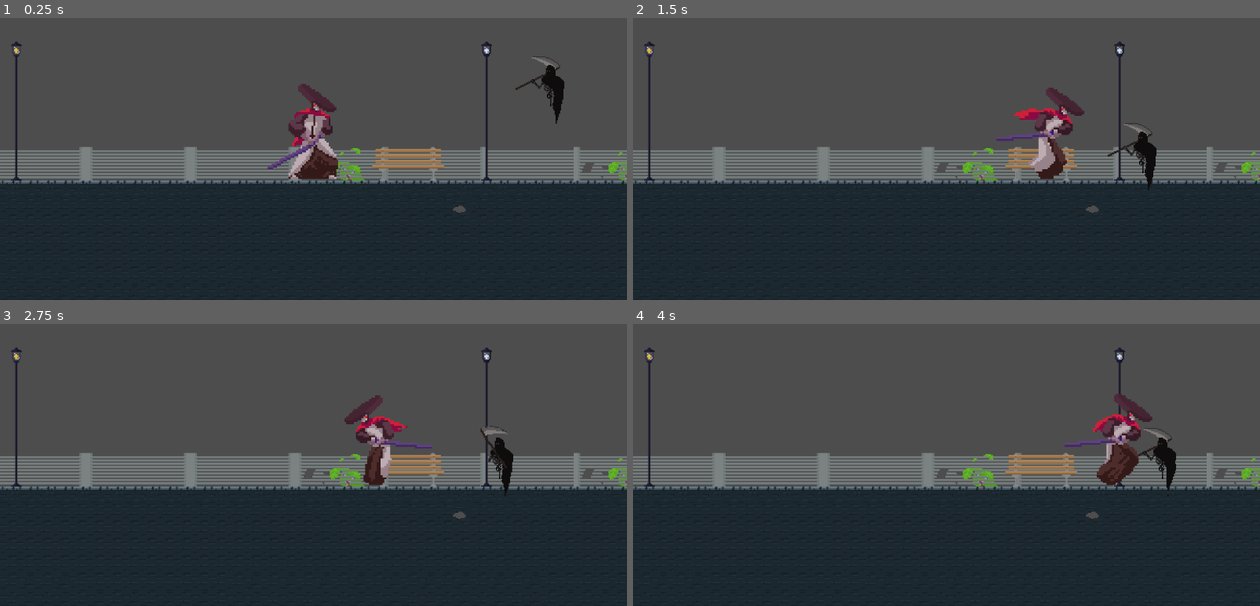
Above: before the commit, frames 1-4 (two rows, left to right).
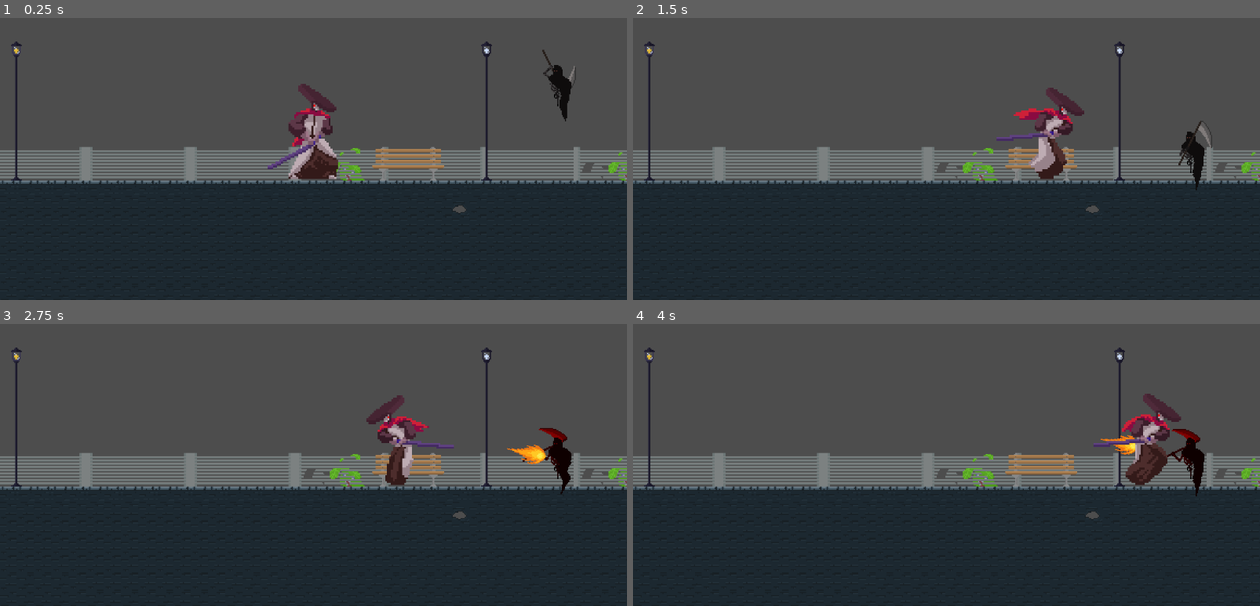
Above: after the commit, the same moments.

Repository: NiorsHaz/WhenTheLightsFell
Game: Godot game, scene res://scene/game.tscn
Same seed, same stepped clock (60 frames per second), same inputs: the game is played once before the commit and once after it.
Inputs:
- Up to frame 1 (0.25 s): no input
- Up to frame 2 (1.5 s): tap Enter (ui_accept) at 0.5, 0.77 s; hold Right (ui_right) from 0.53 s (still down)
- Up to frame 3 (2.75 s): tap Enter (ui_accept) at 1.52 s; release Right (ui_right) at 2.03 s; hold Left (ui_left) from 2.03 s (still down)
- Up to frame 4 (4 s): release Left (ui_left) at 2.78 s; hold Right (ui_right) from 2.78 s (still down); tap Enter (ui_accept) at 3.02, 3.77 s

The runs differ from the first frame. In frame 1, 0.5% of the frame differs, in the area x 82-92%, y 11-38%; in frame 2, 0.9%; in frame 3, 3.5%, in the area x 54-92%, y 25-62%; in frame 4, 3.5%.

Commit message:
Add player hit enemy

Diff:
--- a/scene/boss_negga.tscn
+++ b/scene/boss_negga.tscn
@@ -1,6 +1,6 @@
-[gd_scene load_steps=62 format=3 uid="uid://bdc4ddp1s1384"]
-
-[ext_resource type="Script" uid="uid://bfuu35fl85wyn" path="res://script/boss_things_v4.gd" id="1_oam2m"]
+[gd_scene load_steps=63 format=3 uid="uid://bdc4ddp1s1384"]
+
+[ext_resource type="Script" uid="uid://g3x03vxk5h4d" path="res://script/boss_things_v5.gd" id="1_oam2m"]
 [ext_resource type="Texture2D" uid="uid://djpcqkuujqaoa" path="res://asset/reaper_negga/png/attacking.png" id="2_11ikn"]
 [ext_resource type="Texture2D" uid="uid://0m5q0ohah4r6" path="res://asset/reaper_negga/png/death.png" id="3_oam2m"]
 [ext_resource type="Texture2D" uid="uid://c8128swb0t60v" path="res://asset/reaper_negga/png/idle2.png" id="4_11ikn"]
@@ -398,6 +398,9 @@
 [sub_resource type="RectangleShape2D" id="RectangleShape2D_kqcxk"]
 size = Vector2(2758, 1324.01)
 
+[sub_resource type="CapsuleShape2D" id="CapsuleShape2D_oam2m"]
+height = 50.0
+
 [node name="BossNegga" type="CharacterBody2D"]
 script = ExtResource("1_oam2m")
 
@@ -434,5 +437,13 @@
 shape = SubResource("RectangleShape2D_kqcxk")
 debug_color = Color(0.564706, 0.929412, 0.941176, 0.239216)
 
+[node name="Hitbox" type="Area2D" parent="."]
+
+[node name="CollisionShape2D" type="CollisionShape2D" parent="Hitbox"]
+position = Vector2(0, 3)
+shape = SubResource("CapsuleShape2D_oam2m")
+
 [connection signal="body_entered" from="PlayerDetectionArea" to="." method="_on_player_detection_area_body_entered"]
 [connection signal="body_exited" from="PlayerDetectionArea" to="." method="_on_player_detection_area_body_exited"]
+[connection signal="area_entered" from="Hitbox" to="." method="_on_hit_box_area_entered"]
+[connection signal="body_entered" from="Hitbox" to="." method="_on_hit_box_body_entered"]
--- a/scene/saussage.tscn
+++ b/scene/saussage.tscn
@@ -133,7 +133,7 @@
 size = Vector2(23.2857, 48)
 
 [sub_resource type="RectangleShape2D" id="RectangleShape2D_tdvn3"]
-size = Vector2(50.8572, 59.4286)
+size = Vector2(43.1429, 13.7143)
 
 [node name="saussage" type="CharacterBody2D"]
 scale = Vector2(1.75, 1.75)
@@ -155,6 +155,7 @@
 
 [node name="CollisionShape2D" type="CollisionShape2D" parent="DamgeTestBox"]
 light_mask = 3
-position = Vector2(0.571429, -6.85714)
+position = Vector2(10.8571, -1.14286)
+scale = Vector2(1, 1)
 shape = SubResource("RectangleShape2D_tdvn3")
 one_way_collision_margin = 0.0
--- /dev/null
+++ b/script/boss_things_v5.gd
@@ -0,0 +1,547 @@
+extends CharacterBody2D
+
+# ===== VARIABLES EXPORT (Paramétrables dans l'éditeur) =====
+@export_group("Boss Stats")
+@export var max_health: int = 3
+@export var current_health: int = 3
+
+@export_group("Movement")
+@export var base_speed: float = 100.0
+@export var phase2_speed_multiplier: float = 1.3
+@export var phase3_speed_multiplier: float = 1.5
+@export var gravity: float = 980.0  # Nouvelle variable pour la gravité
+@export var jump_velocity: float = -400.0  # Si vous voulez que le boss puisse sauter
+
+@export_group("Attack Distances")
+@export var melee_range: float = 80.0
+@export var ranged_attack_distance: float = 200.0
+@export var retreat_distance: float = 150.0
+@export var detection_range: float = 250.0  # New: for PlayerDetectionArea size
+
+@export_group("Attack Timers")
+@export var melee_cooldown: float = 1.5
+@export var ranged_cooldown: float = 2.0
+@export var area_attack_cooldown: float = 3.0
+@export var pattern_change_delay: float = 2.0
+
+@export_group("Area Attack")
+@export var area_attack_radius: float = 120.0
+@export var area_attack_damage: int = 2
+
+@export_group("Projectiles")
+@export var bullet_path: PackedScene
+@export var bullet_speed: float = 300.0
+
+# ===== VARIABLES INTERNES =====
+enum BossPhase { DEBUT, MILIEU, DECHAINEMENT }
+enum AttackPattern { MELEE_THEN_RANGED, RANGED_THEN_MELEE }
+enum AttackType { MELEE, RANGED, AREA }
+enum BossState { MOVING_TO_MELEE, ATTACKING_MELEE, RETREATING, ATTACKING_RANGED, ATTACKING_AREA, WAITING }
+
+var current_phase: BossPhase = BossPhase.DEBUT
+var current_pattern: AttackPattern
+var current_state: BossState = BossState.WAITING
+var current_speed: float
+
+var target_player: Node2D
+var player_detected: bool = false
+var max_engagement_distance: float = 500.0  # Boss will engage if player is within this range
+
+# Timers
+var attack_timer: float = 0.0
+var pattern_timer: float = 0.0
+var state_timer: float = 0.0
+
+# Flags
+var can_attack: bool = true
+var pattern_step: int = 0  # 0 = première attaque du pattern, 1 = deuxième attaque
+var facing_right: bool = true
+
+# Nodes (à assigner dans l'éditeur ou _ready)
+@onready var detection_area = $PlayerDetectionArea  # Area2D pour détecter le joueur
+@onready var melee_area = $MeleeAttackArea  # Area2D pour attaque mêlée
+@onready var area_attack_area = $AreaAttackArea  # Area2D pour attaque de zone
+@onready var sprite = $AnimatedSprite2D  # AnimatedSprite2D du boss
+@onready var fire_point = $Node2D  # Node2D pour la position de tir
+@onready var hit_box = $Hitbox  # Area2D pour recevoir les dégâts du joueur
+
+func _ready() -> void:
+	current_health = max_health
+	current_speed = base_speed
+	_choose_random_pattern()
+	_setup_collision_areas()
+	_setup_hit_box()  # Configuration de la hitbox
+	_find_player()  # Find player at start
+	##print("Boss initialized - Phase: ", BossPhase.keys()[current_phase])
+
+func _setup_hit_box() -> void:
+	if hit_box:
+		# Connecter le signal pour détecter quand quelque chose entre dans la hitbox
+		hit_box.body_entered.connect(_on_hit_box_body_entered)
+		hit_box.area_entered.connect(_on_hit_box_area_entered)
+
+		print("Boss HitBox configured successfully")
+	else:
+		print("WARNING: Boss HitBox not found! Add an Area2D named 'HitBox' to the boss scene.")
+
+# Détecte quand un CharacterBody2D (comme le joueur) entre dans la hitbox
+func _on_hit_box_body_entered(body: Node2D) -> void:
+	print("Body entered boss hitbox: ", body.name)
+
+	# Vérifier si c'est le joueur
+	if body.has_method("player") or body.is_in_group("player"):
+		print("Player body entered boss hitbox!")
+		# Ici vous pouvez gérer si le joueur cause des dégâts au boss lors du contact direct
+
+# Détecte quand un Area2D (comme DamageTestBox) entre dans la hitbox
+func _on_hit_box_area_entered(area: Area2D) -> void:
+	print("Area entered boss hitbox: ", area.name)
+
+	# Vérifier si c'est la DamageTestBox du joueur
+	if area.name == "DamgeTestBox":
+		print("Player's DamageTestBox hit the boss!")
+		_on_player_attack_hit()
+		# Le joueur attaque le boss
+		var damage = 1  # Ou récupérer la valeur depuis le joueur
+		take_damage(damage)
+
+		# Optionnel : ajouter un effet de knockback, son, etc.
+		_on_player_attack_hit()
+
+# Fonction appelée quand le joueur frappe le boss
+func _on_player_attack_hit() -> void:
+	print("Boss was hit by player attack!")
+
+	# Ici vous pouvez ajouter :
+	# - Effet sonore
+	# - Effet visuel
+	# - Knockback
+	# - Animation de dégâts
+
+	# Exemple d'effet visuel simple
+	if sprite:
+		var original_modulate = sprite.modulate
+		sprite.modulate = Color.RED
+		await get_tree().create_timer(0.1).timeout
+		if sprite:  # Vérifier que le sprite existe encore
+			sprite.modulate = original_modulate
+
+func _find_player() -> void:
+	# Method 1: Find player in the scene tree by group
+	var players = get_tree().get_nodes_in_group("player")
+	if players.size() > 0:
+		target_player = players[0]
+		#print("Boss found player: ", target_player.name)
+		return
+
+	# Method 2: Search by node name (adjust the name to match your player)
+	target_player = get_node_or_null("../Niggaman")
+	if target_player:
+		#print("Boss found player by name: ", target_player.name)
+		return
+
+	# Method 3: Search the entire scene tree for player
+	target_player = _find_node_by_method(get_tree().root, "player")
+	if target_player:
+		#print("Boss found player by searching: ", target_player.name)
+		return
+
+	#print("Boss: No player found!")
+
+func _find_node_by_method(node: Node, method_name: String) -> Node:
+	if node.has_method(method_name):
+		return node
+
+	for child in node.get_children():
+		var result = _find_node_by_method(child, method_name)
+		if result:
+			return result
+
+	return null
+
+func _setup_collision_areas() -> void:
+	# Auto-configure collision area sizes based on exported variables
+	if detection_area and detection_area.get_child(0) is CollisionShape2D:
+		var collision_shape = detection_area.get_child(0) as CollisionShape2D
+		if collision_shape.shape is CircleShape2D:
+			(collision_shape.shape as CircleShape2D).radius = detection_range
+
+	if melee_area and melee_area.get_child(0) is CollisionShape2D:
+		var collision_shape = melee_area.get_child(0) as CollisionShape2D
+		if collision_shape.shape is CircleShape2D:
+			(collision_shape.shape as CircleShape2D).radius = melee_range
+
+	if area_attack_area and area_attack_area.get_child(0) is CollisionShape2D:
+		var collision_shape = area_attack_area.get_child(0) as CollisionShape2D
+		if collision_shape.shape is CircleShape2D:
+			(collision_shape.shape as CircleShape2D).radius = area_attack_radius
+
+func _physics_process(delta: float) -> void:
+	# Appliquer la gravité AVANT tout le reste
+	if not is_on_floor():
+		velocity.y += gravity * delta
+
+	_update_timers(delta)
+	_update_phase()
+	_handle_movement_and_attacks(delta)
+	_update_sprite_direction()
+
+	# Appliquer le mouvement final
+	move_and_slide()
+
+func _update_timers(delta: float) -> void:
+	if attack_timer > 0:
+		attack_timer -= delta
+	if pattern_timer > 0:
+		pattern_timer -= delta
+	if state_timer > 0:
+		state_timer -= delta
+
+func _update_phase() -> void:
+	match current_health:
+		3:
+			if current_phase != BossPhase.DEBUT:
+				_enter_phase(BossPhase.DEBUT)
+		2:
+			if current_phase != BossPhase.MILIEU:
+				_enter_phase(BossPhase.MILIEU)
+		1:
+			if current_phase != BossPhase.DECHAINEMENT:
+				_enter_phase(BossPhase.DECHAINEMENT)
+
+	# Appeler _die() si la santé est à 0 ou en dessous
+	if current_health <= 0:
+		_die()
+
+func _enter_phase(new_phase: BossPhase) -> void:
+	current_phase = new_phase
+	##print("Boss entering phase: ", BossPhase.keys()[current_phase])
+
+	match current_phase:
+		BossPhase.DEBUT:
+			current_speed = base_speed
+		BossPhase.MILIEU:
+			current_speed = base_speed * phase2_speed_multiplier
+		BossPhase.DECHAINEMENT:
+			current_speed = base_speed * phase3_speed_multiplier
+
+	_choose_random_pattern()
+	pattern_step = 0
+
+func _choose_random_pattern() -> void:
+	if current_phase == BossPhase.DECHAINEMENT:
+		# En phase 3, pas de pattern fixe, tout est aléatoire
+		return
+
+	current_pattern = AttackPattern.values()[randi() % AttackPattern.size()]
+	##print("Boss chose pattern: ", AttackPattern.keys()[current_pattern])
+
+func _handle_movement_and_attacks(delta: float) -> void:
+	if not target_player:
+		_find_player()  # Try to find player if we don't have one
+		if sprite:
+			sprite.play("idle")
+		return
+
+	var distance_to_player = global_position.distance_to(target_player.global_position)
+
+	# Check if player is within engagement range
+	if distance_to_player > max_engagement_distance:
+		player_detected = false
+		if sprite:
+			sprite.play("idle")
+		return
+	else:
+		player_detected = true
+
+	match current_phase:
+		BossPhase.DEBUT, BossPhase.MILIEU:
+			_handle_pattern_based_combat(distance_to_player, delta)
+		BossPhase.DECHAINEMENT:
+			_handle_chaotic_combat(distance_to_player, delta)
+
+func _handle_pattern_based_combat(distance_to_player: float, delta: float) -> void:
+	match current_state:
+		BossState.WAITING:
+			if pattern_timer <= 0:
+				_start_pattern()
+
+		BossState.MOVING_TO_MELEE:
+			if distance_to_player > melee_range:
+				_move_towards_player(delta)
+			else:
+				_start_melee_attack()
+
+		BossState.ATTACKING_MELEE:
+			if attack_timer <= 0:
+				_execute_melee_attack()
+
+		BossState.RETREATING:
+			if distance_to_player < retreat_distance:
+				_move_away_from_player(delta)
+			else:
+				_start_ranged_attack()
+
+		BossState.ATTACKING_RANGED:
+			if attack_timer <= 0:
+				_execute_ranged_attack()
+
+func _handle_chaotic_combat(distance_to_player: float, delta: float) -> void:
+	match current_state:
+		BossState.WAITING:
+			if attack_timer <= 0:
+				_choose_random_attack()
+
+		BossState.MOVING_TO_MELEE:
+			if distance_to_player > melee_range:
+				_move_towards_player(delta)
+			else:
+				_execute_melee_attack()
+
+		BossState.RETREATING:
+			if distance_to_player < ranged_attack_distance:
+				_move_away_from_player(delta)
+			else:
+				_execute_ranged_attack()
+
+		BossState.ATTACKING_AREA:
+			if attack_timer <= 0:
+				_execute_area_attack()
+
+func _start_pattern() -> void:
+	var first_attack = _get_pattern_attack(0)
+	_start_attack_type(first_attack)
+
+func _get_pattern_attack(step: int) -> AttackType:
+	match current_pattern:
+		AttackPattern.MELEE_THEN_RANGED:
+			return AttackType.MELEE if step == 0 else AttackType.RANGED
+		AttackPattern.RANGED_THEN_MELEE:
+			return AttackType.RANGED if step == 0 else AttackType.MELEE
+		_:
+			# Valeur par défaut si current_pattern n'est pas reconnu
+			return AttackType.MELEE
+
+func _choose_random_attack() -> void:
+	var random_attack = randi() % 3
+	match random_attack:
+		0: _start_attack_type(AttackType.MELEE)
+		1: _start_attack_type(AttackType.RANGED)
+		2: _start_attack_type(AttackType.AREA)
+
+func _start_attack_type(attack_type: AttackType) -> void:
+	match attack_type:
+		AttackType.MELEE:
+			current_state = BossState.MOVING_TO_MELEE
+		AttackType.RANGED:
+			current_state = BossState.RETREATING
+		AttackType.AREA:
+			current_state = BossState.ATTACKING_AREA
+			attack_timer = 1.0  # Temps de préparation
+
+func _start_melee_attack() -> void:
+	current_state = BossState.ATTACKING_MELEE
+	attack_timer = melee_cooldown
+
+	# Animation de préparation d'attaque mêlée
+	if sprite:
+		sprite.play("Attack")
+
+	##print("Boss preparing melee attack...")
+
+func _start_ranged_attack() -> void:
+	current_state = BossState.ATTACKING_RANGED
+	attack_timer = ranged_cooldown
+
+	# Animation de préparation d'attaque à distance
+	if sprite:
+		sprite.play("Attack")
+
+	##print("Boss preparing ranged attack...")
+
+func _execute_melee_attack() -> void:
+	##print("Boss executes MELEE attack!")
+
+	# Activer la zone d'attaque mêlée
+	if melee_area:
+		_damage_players_in_area(melee_area, 1)
+
+	_finish_attack()
+
+func _execute_ranged_attack() -> void:
+	##print("Boss executes RANGED attack!")
+
+	# Utiliser la fonction fire() comme l'ennemi classique
+	fire()
+
+	_finish_attack()
+
+func fire():
+	if bullet_path == null:
+		##print("ERROR: bullet_path is null!")
+		return
+
+	var bullet = bullet_path.instantiate()
+	if bullet == null:
+		##print("ERROR: Failed to instantiate bullet!")
+		return
+
+	# Get boss position at instant T (using Node2D like classic enemy)
+	var boss_position = fire_point.global_position if fire_point else global_position
+
+	if target_player != null:
+		# Get player position at instant T
+		var player_position = target_player.global_position
+
+		# Calculate direction from boss to player
+		var direction_to_player = (player_position - boss_position).normalized()
+		var bullet_angle = direction_to_player.angle()
+
+		# Set bullet properties BEFORE adding to scene
+		bullet.pos = boss_position
+		bullet.dir = bullet_angle
+		bullet.rota = bullet_angle
+		bullet.speed = bullet_speed  # Utiliser la vitesse du boss
+
+		# Add bullet to scene AFTER setting properties
+		get_parent().add_child(bullet)
+
+		##print("Boss fired bullet toward player!")
+		##print("Boss position (instant T): ", boss_position)
+		##print("Player position (instant T): ", player_position)
+		##print("Bullet direction: ", direction_to_player)
+		##print("Bullet angle: ", bullet_angle)
+	else:
+		##print("Boss: No target player for ranged attack!")
+		bullet.queue_free()
+
+func _execute_area_attack() -> void:
+	##print("Boss executes AREA attack!")
+
+	# Animation d'attaque de zone
+	if sprite:
+		sprite.play("Attack")
+
+	# Attaque de zone autour du boss
+	if area_attack_area:
+		_damage_players_in_area(area_attack_area, area_attack_damage)
+
+	# Effet visuel (à ajouter selon tes besoins)
+	_create_area_attack_effect()
+
+	_finish_attack()
+
+func _finish_attack() -> void:
+	if current_phase == BossPhase.DECHAINEMENT:
+		# Phase 3: Délai court entre attaques aléatoires
+		current_state = BossState.WAITING
+		attack_timer = 1.0
+	else:
+		# Phases 1-2: Suivre le pattern
+		pattern_step += 1
+		if pattern_step >= 2:
+			# Pattern terminé, recommencer
+			pattern_step = 0
+			current_state = BossState.WAITING
+			pattern_timer = pattern_change_delay
+			_choose_random_pattern()
+		else:
+			# Passer à la deuxième attaque du pattern
+			var next_attack = _get_pattern_attack(pattern_step)
+			_start_attack_type(next_attack)
+
+func _move_towards_player(delta: float) -> void:
+	var direction = (target_player.global_position - global_position).normalized()
+	# Ne modifier que la composante X de la vitesse pour rester au sol
+	velocity.x = direction.x * current_speed
+	# Garder la composante Y intacte (pour la gravité)
+
+	# Animation de mouvement
+	if sprite:
+		sprite.play("idle")  # ou "walk" si tu as une animation de marche
+
+func _move_away_from_player(delta: float) -> void:
+	var direction = (global_position - target_player.global_position).normalized()
+	# Ne modifier que la composante X de la vitesse pour rester au sol
+	velocity.x = direction.x * current_speed
+	# Garder la composante Y intacte (pour la gravité)
+
+	# Animation de mouvement
+	if sprite:
+		sprite.play("idle")  # ou "walk" si tu as une animation de marche
+
+func _damage_players_in_area(area: Area2D, damage: int) -> void:
+	if not area:
+		#print("ERROR: Area is null!")
+		return
+
+	var bodies = area.get_overlapping_bodies()
+	#print("Bodies found in area: ", bodies.size())
+
+	for body in bodies:
+		#print("Checking body: ", body.name, " | Has take_damage method: ", body.has_method("take_damage"))
+
+		if body.has_method("take_damage"):
+			if body.name == "BossNegga" or body == self:
+				#print("Skipping boss self-damage")
+				continue  # Skip the boss itself, but continue checking other bodies
+			else:
+				#print("Dealing ", damage, " damage to ", body.name)
+				body.take_damage(damage)
+				#print("Boss dealt ", damage, " damage to ", body.name)
+		else:
+			pass
+			#print("Body ", body.name, " doesn't have take_damage method")
+
+func _create_area_attack_effect() -> void:
+	pass
+	# Ici tu peux ajouter des effets visuels/sonores
+
+	#print("AREA ATTACK EFFECT!")
+
+func _update_sprite_direction() -> void:
+	if target_player and sprite:
+		facing_right = target_player.global_position.x > global_position.x
+		sprite.flip_h = not facing_right
+
+func take_damage(damage: int) -> void:
+	current_health -= damage
+	print("Boss took damage! Health: ", current_health, "/", max_health)
+
+	# Effet de knockback ou d'invincibilité si nécessaire
+	_on_damaged()
+
+func _on_damaged() -> void:
+	# Animation de dégâts
+	if sprite:
+		sprite.play("Hit")  # ou "hit" si tu as une animation de dégâts
+		# Revenir à idle après un court délai
+		await get_tree().create_timer(0.3).timeout
+		if current_health > 0 and sprite:
+			sprite.play("idle")
+
+func _die() -> void:
+	##print("Boss defeated!")
+
+	# Animation de mort
+	if sprite:
+		sprite.play("Death")
+		# Attendre la fin de l'animation avant de détruire
+		await get_tree().create_timer(2.0).timeout
+		#print("boss suppossed to be dead")
+
+	# Drop d'items, effets, etc.
+	queue_free()
+
+# Signaux de détection du joueur (now optional - can be removed or kept for other purposes)
+func _on_player_detection_area_body_entered(body: Node2D) -> void:
+	# This is now optional since we use direct player tracking
+	if body.has_method("player"):
+		pass
+		#print("Player entered detection area: ", body.name)
+
+func _on_player_detection_area_body_exited(body: Node2D) -> void:
+	# This is now optional since we use direct player tracking
+	if body.has_method("player"):
+		pass
+		#print("Player exited detection area: ", body.name)
--- a/script/bullets.gd
+++ b/script/bullets.gd
@@ -9,7 +9,7 @@
 	global_position = pos
 	global_rotation = rota
 	owner = get_parent()
-	print(owner.name ," Bullet ready - pos: ", pos, " dir: ", dir, " rota: ", rota)
+	#print(owner.name ," Bullet ready - pos: ", pos, " dir: ", dir, " rota: ", rota)
 
 # FIXED: Changed *physics*process to _physics_process
 func _process(delta: float) -> void:
Not shown, added: script/boss_things_v5.gd.uid
